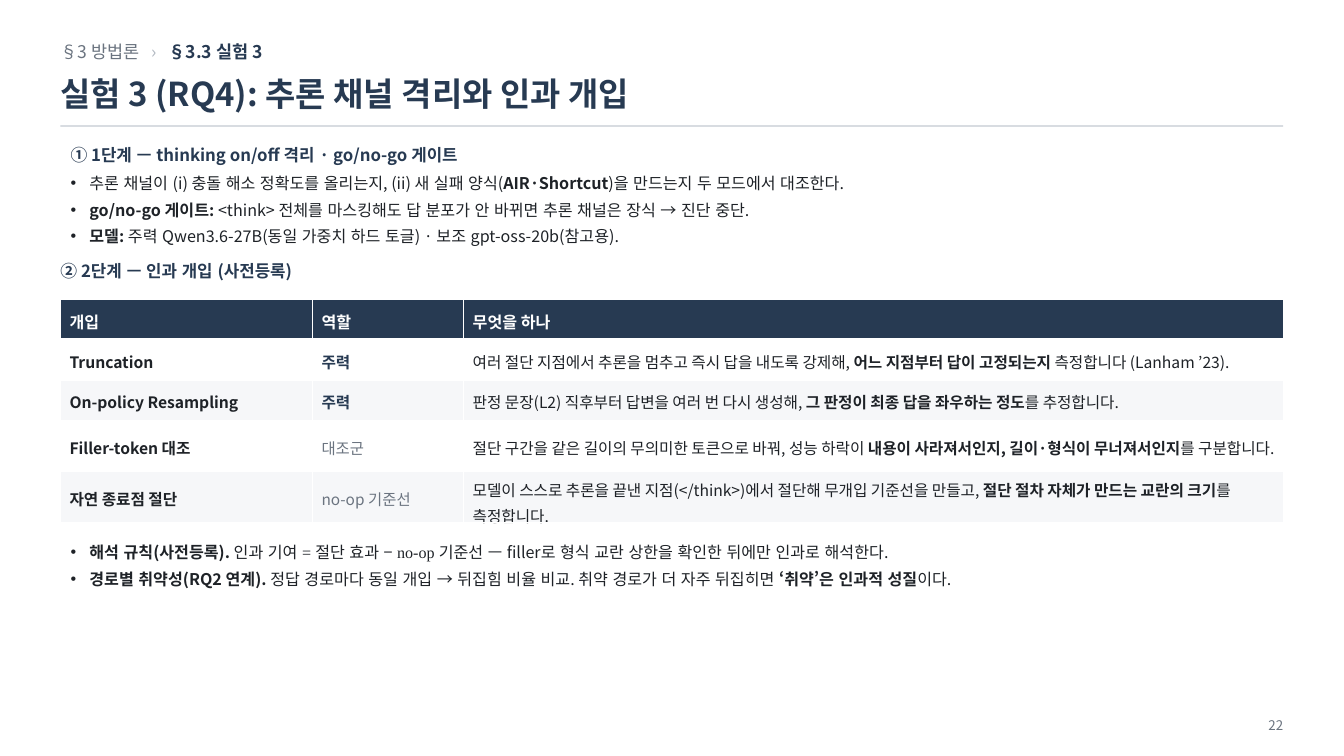
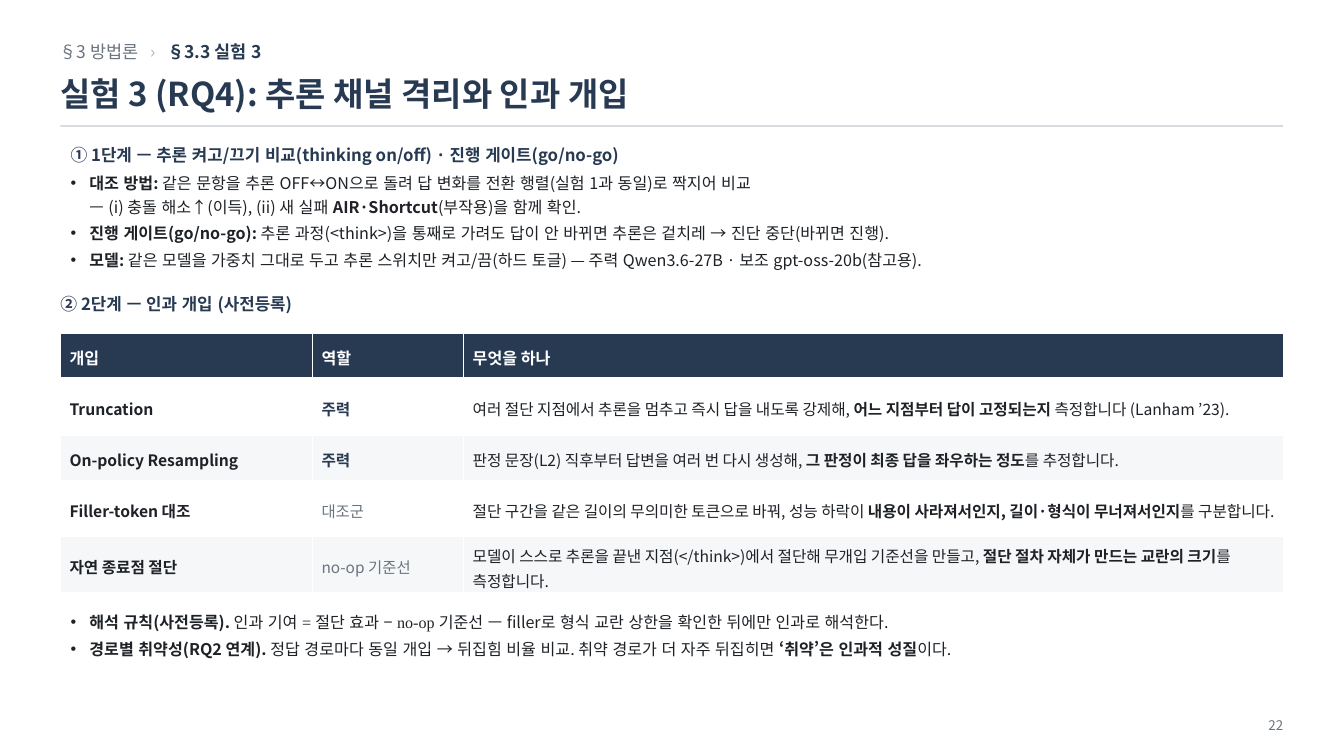
Before and after one commit to jin-ryu/thinkconflict, a slide deck: slide 22 of docs/ThinkConflict_연구보고.pptx. Drawn at 1344x756 pixels with LibreOffice and Linux fonts; fonts in the diff are those of the drawing. Boxes give left, top, right and bottom in pixels: in the first picture for what was removed or moved away, otherwise in the second. Text is boxed around its words. In the diff, an @@ line names an element or a change of style, - is before the commit and + after.

```diff
--- a/docs/ThinkConflict_연구보고.pptx
+++ b/docs/ThinkConflict_연구보고.pptx
@@ text at (71,146,921,270): text changed @@
-① 1단계 — thinking on/off 격리 · go/no-go 게이트
-• 추론 채널이 (i) 충돌 해소 정확도를 올리는지, (ii) 새 실패 양식(AIR·Shortcut)을 만드는지 두 모드에서 대조한다.
-• go/no-go 게이트: <think> 전체를 마스킹해도 답 분포가 안 바뀌면 추론 채널은 장식 → 진단 중단.
-• 모델: 주력 Qwen3.6-27B(동일 가중치 하드 토글) · 보조 gpt-oss-20b(참고용).
+① 1단계 — 추론 켜고/끄기 비교(thinking on/off) · 진행 게이트(go/no-go)
+• 대조 방법: 같은 문항을 추론 OFF↔ON으로 돌려 답 변화를 전환 행렬(실험 1과 동일)로 짝지어 비교
+  — (i) 충돌 해소↑(이득), (ii) 새 실패 AIR·Shortcut(부작용)을 함께 확인.
+• 진행 게이트(go/no-go): 추론 과정(<think>)을 통째로 가려도 답이 안 바뀌면 추론은 겉치레 → 진단 중단(바뀌면 진행).
+• 모델: 같은 모델을 가중치 그대로 두고 추론 스위치만 켜고/끔(하드 토글) — 주력 Qwen3.6-27B · 보조 gpt-oss-20b(참고용).
@@ text "② 2단계 — 인과 개입 ...": place and size @@
-text "② 2단계 — 인과 개입 ..." at (60,262,293,281)
+text "② 2단계 — 인과 개입 ..." at (60,295,293,314)
@@ table: place and size @@
-table at (60,299,1284,528)
+table at (60,334,1284,593)
@@ text "해석 규칙(사전등록). 인과 기여 = ...": place and size @@
-text "해석 규칙(사전등록). 인과 기여 = ..." at (89,544,952,589)
+text "해석 규칙(사전등록). 인과 기여 = ..." at (89,614,952,659)
```
Also in this commit, not shown: 5 other slides changed, 15 other files.
